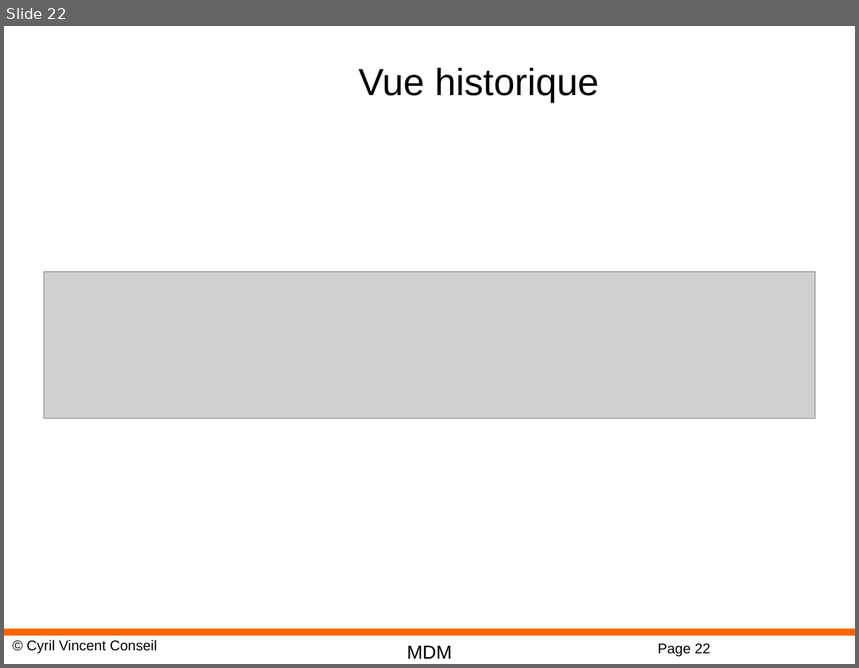
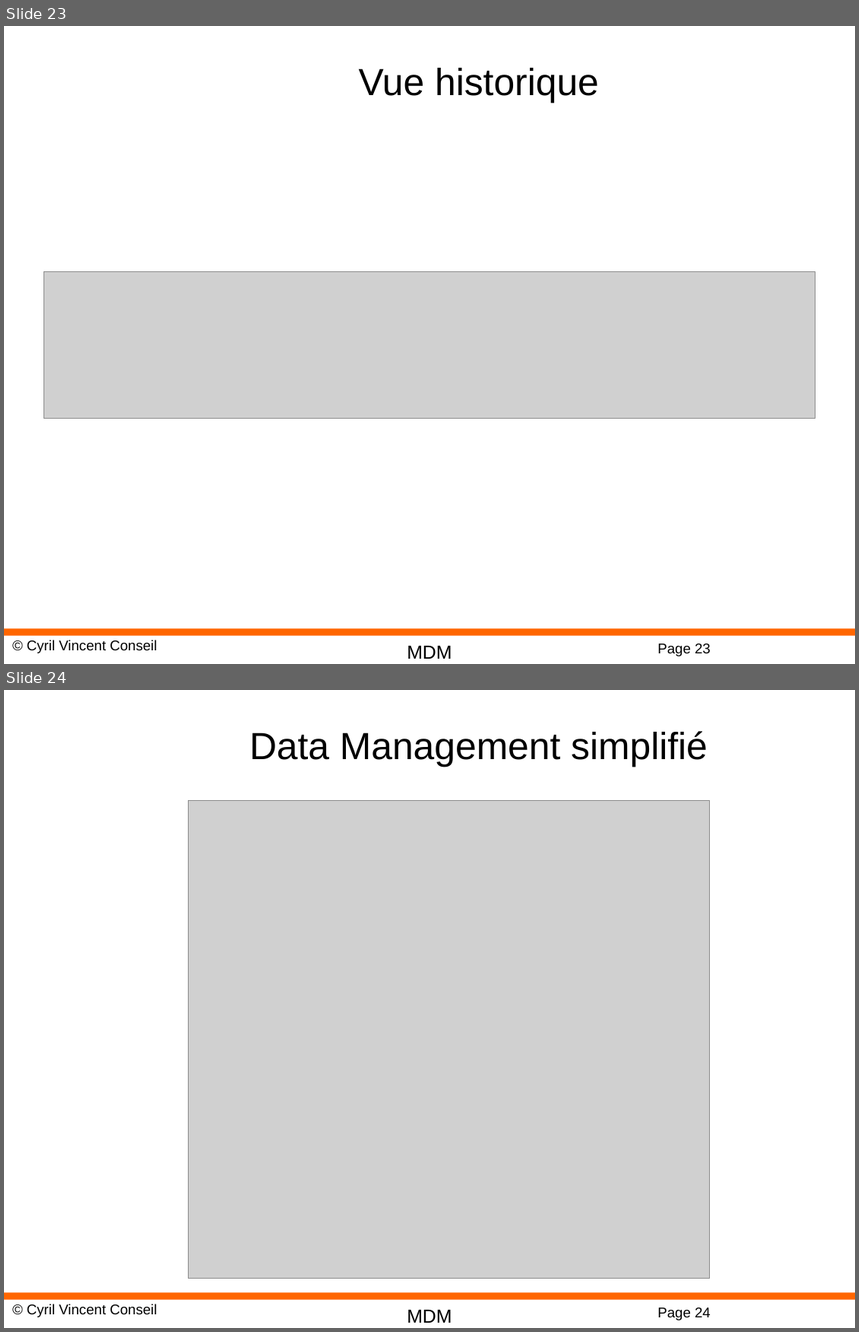
Before and after one commit to cyrilvincent/mdm, a slide deck: DM01-Intro.pptx. Shown one above the other, each under a label of ours: slide 22 before the commit, slides 23 and 24 after it. The pictures are 859x668 and 859x1332 pixels, drawn with LibreOffice and Linux fonts; fonts in the diff are those of the drawing; grey boxes stand for pictures; background and template pictures are left out. Boxes give left, top, right and bottom in pixels: in the first picture for what was removed or moved away, otherwise in the second. Text is boxed around its words. In the diff, an @@ line names an element or a change of style, - is before the commit and + after.

```diff
--- a/DM01-Intro.pptx
+++ b/DM01-Intro.pptx
@@ slide 24 added at box(4, 690, 855, 1328), background #FFFFFF; not listed: 4 template elements that a slide beside it also shows @@
@@ title added at box(249, 731, 708, 767), 32 pt, text #000000 @@
+Data Management simplifié
@@ picture added at box(189, 801, 711, 1279) @@
@@ what was slide 22 is now slide 23 @@
@@ page number at box(658, 644, 711, 657): text changed @@
-Page 22
+Page 23
```
Also in this commit, not shown: 1 other slide added, 18 other files.
